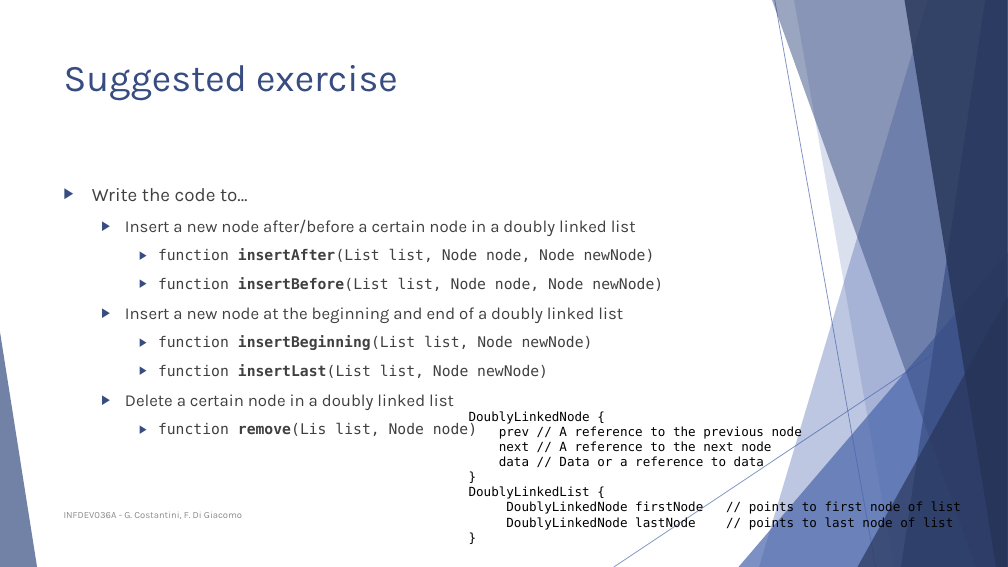
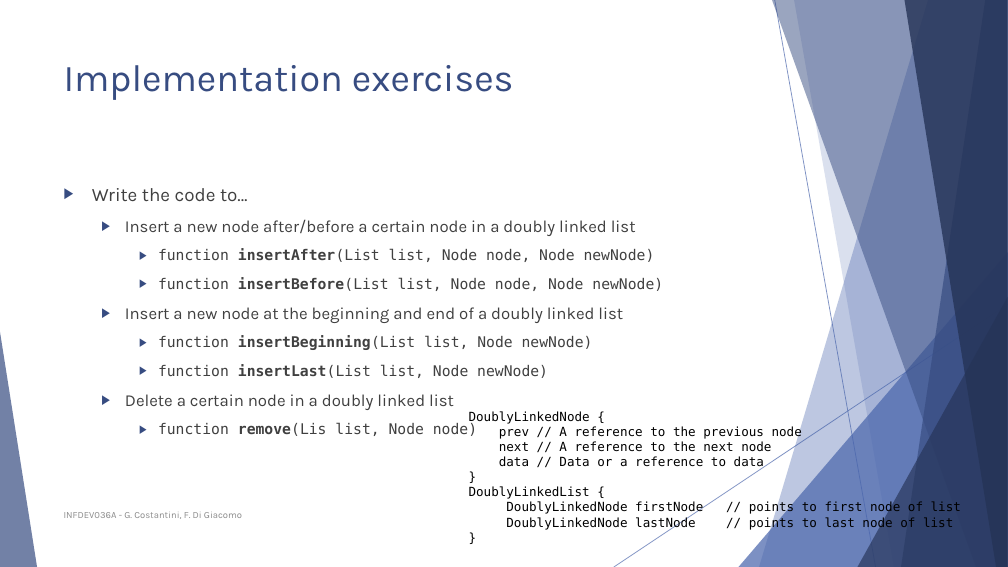
Before and after one commit to FurkanAndac/Development-6A, a slide deck: slide 21 of Lesson slides/Unit 3 - List, Stack, Queue.pptx (slide 20 before the commit). Drawn at 1008x567 pixels with LibreOffice and Linux fonts; fonts in the diff are those of the drawing. Boxes give left, top, right and bottom in pixels: in the first picture for what was removed or moved away, otherwise in the second. Text is boxed around its words. In the diff, an @@ line names an element or a change of style, - is before the commit and + after.

```diff
--- a/Lesson slides/Unit 3 - List, Stack, Queue.pptx
+++ b/Lesson slides/Unit 3 - List, Stack, Queue.pptx
@@ title at <box>64,65,514,100</box>: text changed @@
-Suggested exercise
+Implementation exercises
```
Also in this commit, not shown: 2 other slides changed, 1 slide added.
